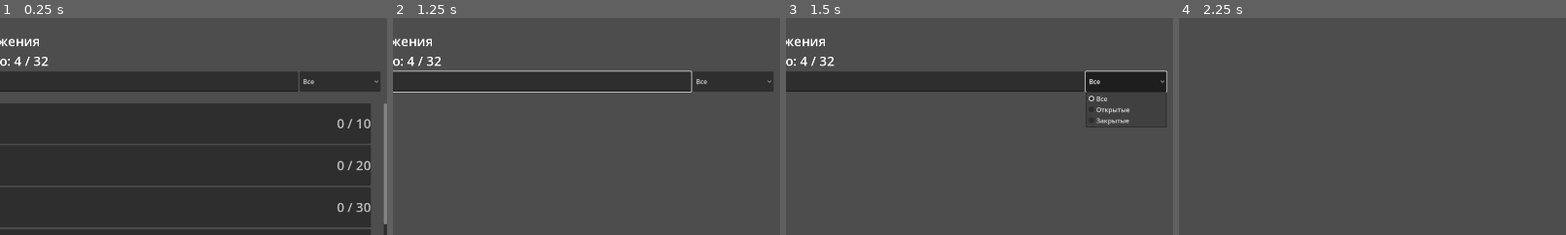
Above: before the commit, frames 1-4 (left to right).
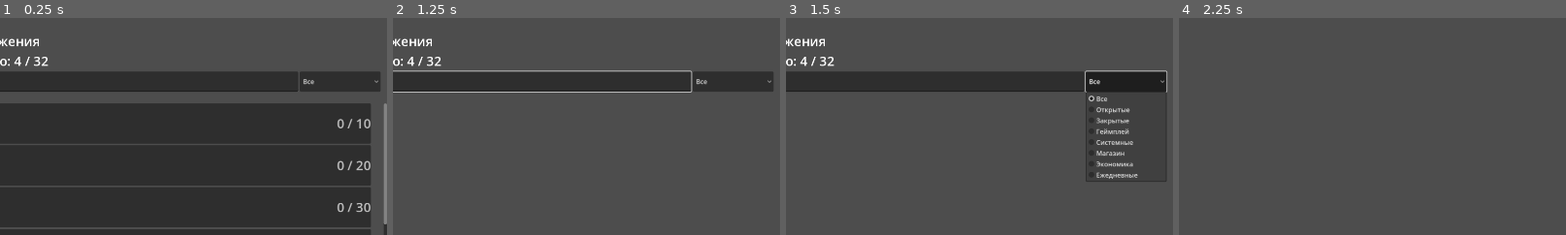
Above: after the commit, the same moments.

Repository: abletoburntheweb/RhythmFall
Game: Godot game, scene res://scenes/achievements/achievements_screen.tscn
Two runs of this game, one before a commit and one after it. Both use one fixed random seed, a clock stepped at 60 frames per second and the inputs below. This scene is started directly instead of the project's main scene.
Inputs (mouse positions are % of the whole screen's width and height, from its top left):
- Up to frame 1 (0.25 s): no input
- Up to frame 2 (1.25 s): click (44, 15) at 0.52 s; type "12" at 0.6 s
- Up to frame 3 (1.5 s): click "Все" at 1.25 s
- Up to frame 4 (2.25 s): click "Назад" at 2 s
The pictures show only the part of the screen within x 50-100%, y 0-50%; the shares and areas given below are measured in that part.

Frames 1-2 are identical in both runs. In frame 3, 0.9% of the frame differs, in the area x 77-99%, y 50-76%; in frame 4, nothing differs.

Commit message:
organize achievements data

Diff:
--- a/data/achievements_data.json
+++ b/data/achievements_data.json
@@ -1,6 +1,7 @@
 {
 	"achievements": [
 		{
+			"category": "gameplay",
 			"current": 0.0,
 			"description": "Описание для достижения 1",
 			"id": 1.0,
@@ -11,6 +12,7 @@
 			"unlocked": false
 		},
 		{
+			"category": "gameplay",
 			"current": 0.0,
 			"description": "Описание для достижения 2",
 			"id": 2.0,
@@ -21,6 +23,7 @@
 			"unlocked": false
 		},
 		{
+			"category": "gameplay",
 			"current": 0.0,
 			"description": "Описание для достижения 3",
 			"id": 3.0,
@@ -31,6 +34,7 @@
 			"unlocked": false
 		},
 		{
+			"category": "gameplay",
 			"current": 0.0,
 			"description": "Описание для достижения 4",
 			"id": 4.0,
@@ -41,6 +45,7 @@
 			"unlocked": false
 		},
 		{
+			"category": "gameplay",
 			"current": 0.0,
 			"description": "Описание для достижения 5",
 			"id": 5.0,
@@ -51,6 +56,7 @@
 			"unlocked": false
 		},
 		{
+			"category": "shop",
 			"current": 0.0,
 			"description": "Совершить первую покупку в магазине",
 			"id": 6.0,
@@ -61,6 +67,7 @@
 			"unlocked": false
 		},
 		{
+			"category": "shop",
 			"current": 0.0,
 			"description": "Купите 3 предмета в магазине",
 			"id": 7.0,
@@ -71,6 +78,7 @@
 			"unlocked": false
 		},
 		{
+			"category": "shop",
 			"current": 0.0,
 			"description": "Купите 5 предметов в магазине",
 			"id": 8.0,
@@ -81,6 +89,7 @@
 			"unlocked": false
 		},
 		{
+			"category": "shop",
 			"current": 0.0,
 			"description": "Купите 10 предметов в магазине",
 			"id": 9.0,
@@ -91,6 +100,7 @@
 			"unlocked": false
 		},
 		{
+			"category": "shop",
 			"current": 0.0,
 			"description": "Купите 15 предметов в магазине",
 			"id": 10.0,
@@ -101,7 +111,8 @@
 			"unlocked": false
 		},
 		{
-			"current": 198,
+			"category": "economy",
+			"current": 198.0,
 			"description": "Собрать 500 единиц валюты",
 			"id": 11.0,
 			"image": "res://assets/achievements/currency_collector_1.png",
@@ -111,7 +122,8 @@
 			"unlocked": false
 		},
 		{
-			"current": 198,
+			"category": "economy",
+			"current": 198.0,
 			"description": "Собрать 1000 единиц валюты",
 			"id": 12.0,
 			"image": "res://assets/achievements/currency_collector_2.png",
@@ -121,7 +133,8 @@
 			"unlocked": false
 		},
 		{
-			"current": 198,
+			"category": "economy",
+			"current": 198.0,
 			"description": "Собрать 2500 единиц валюты",
 			"id": 13.0,
 			"image": "res://assets/achievements/currency_collector_3.png",
@@ -131,7 +144,8 @@
 			"unlocked": false
 		},
 		{
-			"current": 0,
+			"category": "economy",
+			"current": 0.0,
 			"description": "Потратить 500 единиц валюты",
 			"id": 14.0,
 			"image": "res://assets/achievements/generous_hand_1.png",
@@ -141,7 +155,8 @@
 			"unlocked": false
 		},
 		{
-			"current": 0,
+			"category": "economy",
+			"current": 0.0,
 			"description": "Потратить 1000 единиц валюты",
 			"id": 15.0,
 			"image": "res://assets/achievements/generous_hand_2.png",
@@ -151,7 +166,8 @@
 			"unlocked": false
 		},
 		{
-			"current": 0,
+			"category": "economy",
+			"current": 0.0,
 			"description": "Потратить 2500 единиц валюты",
 			"id": 16.0,
 			"image": "res://assets/achievements/generous_hand_3.png",
@@ -161,6 +177,7 @@
 			"unlocked": false
 		},
 		{
+			"category": "shop",
 			"current": 0.0,
 			"description": "Купить по одному предмету из каждой категории",
 			"id": 17.0,
@@ -171,6 +188,7 @@
 			"unlocked": false
 		},
 		{
+			"category": "shop",
 			"current": 0.0,
 			"description": "Собрать все предметы из текущего ассортимента магазина",
 			"id": 18.0,
@@ -181,6 +199,7 @@
 			"unlocked": false
 		},
 		{
+			"category": "daily",
 			"current": 1,
 			"description": "Зайти в игру впервые",
 			"id": 19.0,
@@ -191,6 +210,7 @@
 			"unlocked": true
 		},
 		{
+			"category": "daily",
 			"current": 1,
 			"description": "Заходить в игру 7 дней подряд",
 			"id": 20.0,
@@ -201,6 +221,7 @@
 			"unlocked": false
 		},
 		{
+			"category": "daily",
 			"current": 1,
 			"description": "Заходить 30 дней подряд",
 			"id": 21.0,
@@ -211,6 +232,7 @@
 			"unlocked": false
 		},
 		{
+			"category": "daily",
 			"current": 1,
 			"description": "Заходить 365 дней подряд",
 			"id": 22.0,
@@ -221,6 +243,7 @@
 			"unlocked": false
 		},
 		{
+			"category": "system",
 			"current": 0.0,
 			"description": "Сгенерировать свой первый уровень с помощью системы анализа",
 			"id": 23.0,
@@ -231,6 +254,7 @@
 			"unlocked": false
 		},
 		{
+			"category": "gameplay",
 			"current": 1.0,
 			"description": "Пройти первый уровень",
 			"id": 24.0,
@@ -241,6 +265,7 @@
 			"unlocked": true
 		},
 		{
+			"category": "gameplay",
 			"current": 1.0,
 			"description": "Пройти уровень с 100% точностью",
 			"id": 25.0,
@@ -251,7 +276,8 @@
 			"unlocked": true
 		},
 		{
-			"current": 1,
+			"category": "gameplay",
+			"current": 1.0,
 			"description": "Завершить 5 уровней",
 			"id": 26.0,
 			"image": "res://assets/achievements/rhythm_beginner.png",
@@ -261,7 +287,8 @@
 			"unlocked": false
 		},
 		{
-			"current": 1,
+			"category": "gameplay",
+			"current": 1.0,
 			"description": "Завершить 20 уровней",
 			"id": 27.0,
 			"image": "res://assets/achievements/rhythm_master.png",
@@ -271,7 +298,8 @@
 			"unlocked": false
 		},
 		{
-			"current": 27,
+			"category": "gameplay",
+			"current": 27.0,
 			"description": "Набрать 1000 точных попаданий",
 			"id": 28.0,
 			"image": "res://assets/achievements/rhythm_master.png",
@@ -281,6 +309,7 @@
 			"unlocked": false
 		},
 		{
+			"category": "gameplay",
 			"current": 0.0,
 			"description": "Пройти первый уровень в режиме перкуссии",
 			"id": 29.0,
@@ -291,6 +320,7 @@
 			"unlocked": false
 		},
 		{
+			"category": "gameplay",
 			"current": 0.0,
 			"description": "Пройти уровень в режиме перкуссии с 100% точностью",
 			"id": 30.0,
@@ -301,6 +331,7 @@
 			"unlocked": false
 		},
 		{
+			"category": "gameplay",
 			"current": 0.0,
 			"description": "Пройти 10 уровней в режиме перкуссии",
 			"id": 31.0,
@@ -311,6 +342,7 @@
 			"unlocked": false
 		},
 		{
+			"category": "gameplay",
 			"current": 10.0,
 			"description": "Совершить серию из 100 точных ударов подряд в режиме перкуссии",
 			"id": 32.0,
--- a/scenes/achievements/achievements_screen.gd
+++ b/scenes/achievements/achievements_screen.gd
@@ -52,6 +52,11 @@
 	filter_box.add_item("Все")
 	filter_box.add_item("Открытые")
 	filter_box.add_item("Закрытые")
+	filter_box.add_item("Геймплей")
+	filter_box.add_item("Системные")
+	filter_box.add_item("Магазин")
+	filter_box.add_item("Экономика")
+	filter_box.add_item("Ежедневные")
 	filter_box.select(0)
 
 
@@ -204,6 +209,11 @@
 		0: current_filter = "Все"
 		1: current_filter = "Открытые"
 		2: current_filter = "Закрытые"
+		3: current_filter = "Геймплей"
+		4: current_filter = "Системные"
+		5: current_filter = "Магазин"
+		6: current_filter = "Экономика"
+		7: current_filter = "Ежедневные"
 	_filter_achievements_internal(search_bar.text)
 
 
@@ -217,7 +227,19 @@
 		for ach in base_list:
 			if not (ach is Dictionary) or not ach.has("title") or not ach.has("description"):
 				continue
-			if ach.title.to_lower().contains(query_lower) or ach.description.to_lower().contains(query_lower):
+			var matches_search = ach.title.to_lower().contains(query_lower) or ach.description.to_lower().contains(query_lower)
+			var matches_category = true
+			if current_filter != "Все" and current_filter != "Открытые" and current_filter != "Закрытые":
+				var category_map = {
+					"Геймплей": "gameplay",
+					"Системные": "system",
+					"Магазин": "shop",
+					"Экономика": "economy",
+					"Ежедневные": "daily"
+				}
+				if category_map.has(current_filter):
+					matches_category = ach.get("category", "").to_lower() == category_map[current_filter].to_lower()
+			if matches_search and matches_category:
 				results.append(ach)
 	else:
 		results = base_list
@@ -241,7 +263,24 @@
 				return true
 		)
 	else:
-		return achievements_to_filter
+		# Фильтрация по категории
+		var category_map = {
+			"Геймплей": "gameplay",
+			"Системные": "system",
+			"Магазин": "shop",
+			"Экономика": "economy",
+			"Ежедневные": "daily"
+		}
+		if category_map.has(filter_type):
+			var target_category = category_map[filter_type].to_lower()
+			return achievements_to_filter.filter(func(ach):
+				if ach is Dictionary and ach.has("category"):
+					return ach.get("category", "").to_lower() == target_category
+				else:
+					return false
+			)
+		else:
+			return achievements_to_filter
 
 func _unhandled_input(event):
 	if event.is_action_pressed("ui_cancel"):
--- a/scenes/victory_screen/victory_currency_details.gd
+++ b/scenes/victory_screen/victory_currency_details.gd
@@ -17,7 +17,6 @@
 func _ready():
 	visible = false
 
-	# Получить music_manager из родителя
 	var parent = get_parent()
 	if parent and parent.get_parent() and parent.get_parent().has_method("get_music_manager"):
 		music_manager = parent.get_parent().get_music_manager()
--- a/scenes/victory_screen/victory_screen.gd
+++ b/scenes/victory_screen/victory_screen.gd
@@ -155,7 +155,6 @@
 			player_data_manager.add_currency(earned_currency)
 			player_data_manager.add_perfect_hits_this_level(perfect_hits_this_level)
 
-			# Получаем системы ачивок
 			var achievement_system = null
 			var achievement_manager = null
 
@@ -165,7 +164,6 @@
 			if game_engine and game_engine.has_method("get_achievement_manager"):
 				achievement_manager = game_engine.get_achievement_manager()
 
-			# Получаем данные для ачивок
 			var current_drum_streak = 0
 			var current_snare_streak = 0
 			if player_data_manager.has_method("get_current_drum_perfect_hits_streak"):
@@ -173,7 +171,6 @@
 			if player_data_manager.has_method("get_current_snare_streak"):
 				current_snare_streak = player_data_manager.get_current_snare_streak()
 
-			# Обрабатываем отложенные геймплейные ачивки
 			if achievement_system and achievement_system.has_method("process_delayed_achievements"):
 				print("🎯 Обрабатываем отложенные геймплейные ачивки...")
 				achievement_system.process_delayed_achievements()
@@ -185,19 +182,16 @@
 						var drum_streak = data.get("current_drum_streak", 0)
 						achievement_manager.check_drum_storm_achievement(player_data_manager, drum_streak)
 
-			# Вызываем основные ачивки за уровень
 			if achievement_system:
 				var instrument_used = song_info.get("instrument", "standard")
 				print("🎯 Вызываем ачивки за уровень через AchievementSystem...")
 
-				# Используем существующие методы вместо on_level_completed_extended
 				achievement_system.on_level_completed(accuracy)
 				if instrument_used == "drums":
 					achievement_system.on_perfect_hit_in_drum_mode(current_drum_streak, current_snare_streak)
 
 			elif achievement_manager:
 				print("🎯 Вызываем ачивки за уровень через AchievementManager (fallback)...")
-				# Fallback на старую систему
 				achievement_manager.check_first_level_achievement()
 				achievement_manager.check_perfect_accuracy_achievement(accuracy)
 				player_data_manager.add_completed_level()
